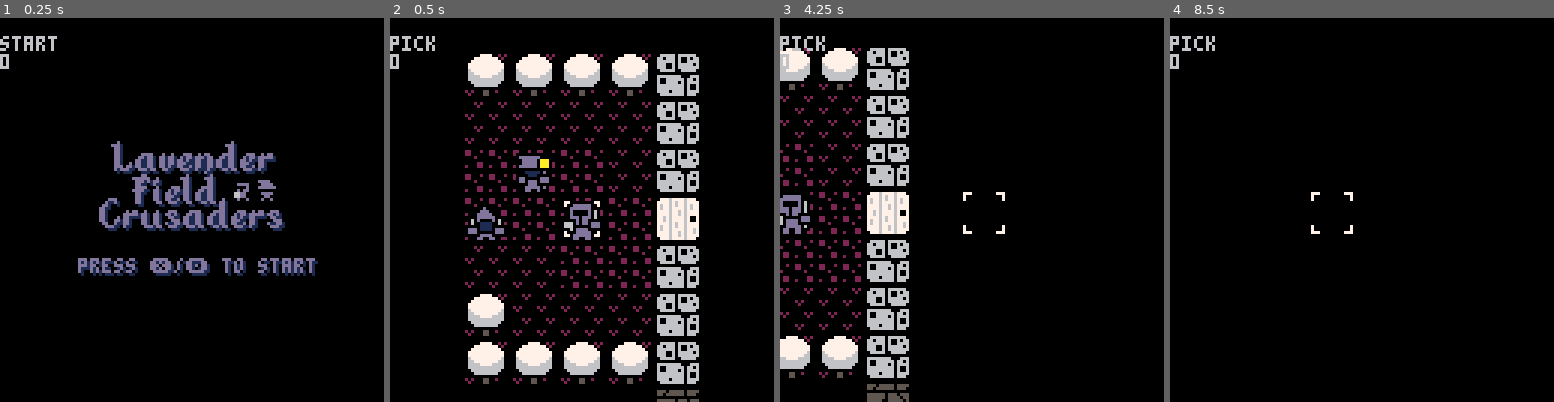
Above: before the commit, frames 1-4 (left to right).
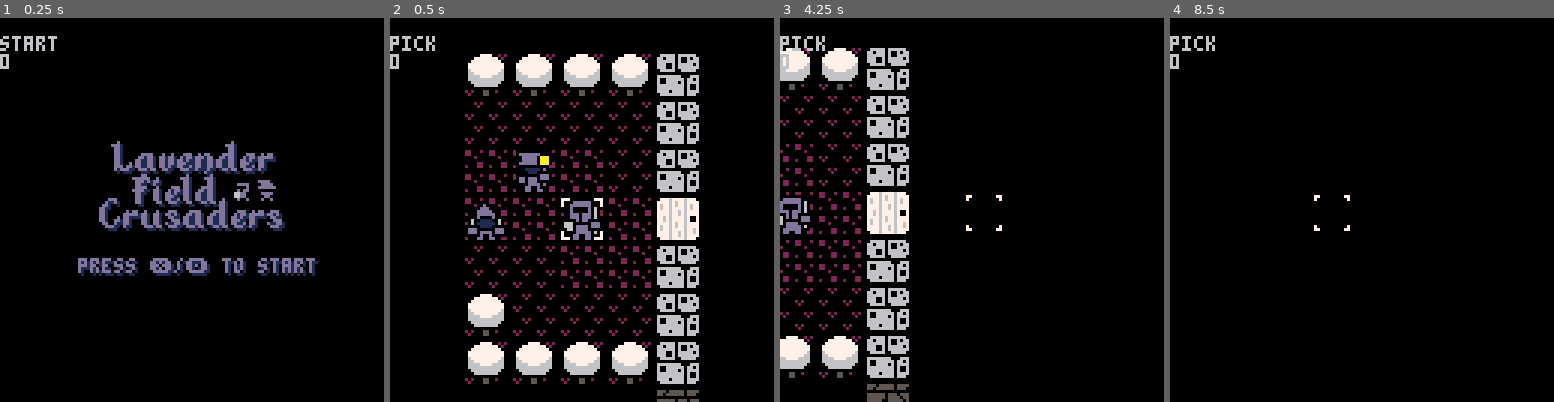
Above: after the commit, the same moments.

Repository: Amelia-Mowers/lavender_field
Game: PICO-8 cartridge lavender_field.p8
Same seed, same stepped clock (60 frames per second), same inputs: the game is played once before the commit and once after it.
Inputs:
- Up to frame 1 (0.25 s): no input
- Up to frame 2 (0.5 s): tap X (X key) at 0.33 s
- Up to frame 3 (4.25 s): tap O (Z key) at 0.7, 1.7, 2.1, 2.5, 2.9, 3.3, 3.7, 4.1 s; tap X (X key) at 1.07, 1.85, 2.97, 4.08 s; hold Right 1.6-2.1 s; hold Up 2.15-2.42 s; hold Right 2.47-3.03 s; hold Left 3.08-3.58 s; hold Down 3.63-3.97 s; hold Right from 4.02 s (still down)
- Up to frame 4 (8.5 s): tap O (Z key) every 0.4 s from 4.5 to 8.1 s; release Right at 4.68 s; hold Up 4.73-5.03 s; hold Left 5.08-5.68 s; tap X (X key) at 5.2, 6.32, 7.43 s; hold Down 5.73-6.03 s; hold Right 6.08-6.58 s; hold Right 6.63-7.13 s; hold Up 7.18-7.45 s; hold Right 7.5-8.07 s; hold Left from 8.12 s (still down)

Frame 1 is identical in both runs. In frame 2, 0.9% of the frame differs, in the area x 22-56%, y 34-58%; in frame 3, 0.4%; in frame 4, 0.2%.

Commit message:
persistent PCs between levels

Diff:
--- a/mod/combat.lua
+++ b/mod/combat.lua
@@ -1,4 +1,4 @@
-attack_anim_c,float_c,notice_text_c,health_bar_c=batch_comp(4)
+attack_anim_c,float_c,notice_text_c,health_bar_c,dead_c=batch_comp(5)
 
 health={}
 health.__index=health
@@ -144,6 +144,7 @@
   for e,h in pairs(health_c) do
     if h:dead() then
       local r=remains_c[e] or st.skull
+      dead_c[e]=true
       health_c[e]=nil
       block_move_c[e]=nil
       block_sight_c[e]=nil
--- a/mod/ecs.lua
+++ b/mod/ecs.lua
@@ -26,6 +26,11 @@
 end
 
 function delete(entity)
+  if child_c[entity] != nil then
+    for c in all(child_c[entity]) do
+      delete(c)
+    end
+  end
   for c in all(comp_list) do
     c[entity] = nil
   end
--- a/mod/loss_screen.lua
+++ b/mod/loss_screen.lua
@@ -15,7 +15,9 @@
   then
     for e, _
     in pairs(obj_c) do
-      delete(e)
+      if player_c[e] == nil then
+        delete(e)
+      end
     end
 
     cur_map = maps.trail
--- a/mod/maps.lua
+++ b/mod/maps.lua
@@ -49,7 +49,15 @@
     {
       {
         mob.knight,
-        vec2:new(3,7)
+        vec2:new(2,8)
+      },
+      {
+        mob.wiz,
+        vec2:new(1,7)
+      },
+      {
+        mob.gnome,
+        vec2:new(0,8)
       },
       {
         mob.skeleton,
@@ -67,8 +75,11 @@
 
 
 function init_map()
+  covered_tiles = {}
   unfogged_tiles = {}
+  visible_tiles = {}
   unfogged_objects = {}
+  visible_objects = {}
 
   tile_sprite_mapping = {
     [16] = sprite:new(st.grass),
@@ -100,6 +111,7 @@
       pos_c[pointer] = m[2]:copy()
     end
   end
+  update_fog_of_war()
 end
 
 function update_child_pos()
--- a/mod/mobs.lua
+++ b/mod/mobs.lua
@@ -54,46 +54,51 @@
   return comp_list
 end
 
+player_chars = {}
+
+function spawn_player_char(char_type, pos, sprite_tiles, extra_components)
+  if player_chars[char_type] == nil or dead_c[player_chars[char_type]] then
+    player_chars[char_type] = insert(new_mob(
+      char_type,
+      pos,
+      sprite_tiles,
+      extra_components
+    ))
+  else
+    pos_c[player_chars[char_type]] = pos
+  end
+
+  return player_chars[char_type]
+end
+
 mob = {
   knight = function(pos)
-    return insert(new_mob(
-      "knight",
-      pos,
-      st.knight,
+    return spawn_player_char("knight", pos, st.knight, {
+      {spawn_focus_c},
+      {player_c},
       {
-        {spawn_focus_c},
-        {player_c},
-        {
-          health_c,
-          health:new(6)
-        },
-        {defense_c, {
-          [dam_type.phys] = 2,
-        }},
-      }
-    ))
+        health_c,
+        health:new(6)
+      },
+      {defense_c, {
+        [dam_type.phys] = 2,
+      }},
+    })
   end,
+
   wiz = function(pos)
-    return insert(new_mob(
-      "wiz",
-      pos,
-      st.wiz,
-      {
-        {player_c},
-      }
-    ))
+    return spawn_player_char("wiz", pos, st.wiz, {
+      {player_c},
+    })
   end,
+
   gnome = function(pos)
-    return insert(new_mob(
-      "gnome",
-      pos,
-      st.gnome,
-      {
-        {player_c},
-        {attack_c, 7},
-      }
-    ))
+    return spawn_player_char("gnome", pos, st.gnome, {
+      {player_c},
+      {attack_c, 7},
+    })
   end,
+
   skeleton = function(pos)
     return insert(new_mob(
       "skeleton",
--- a/mod/victory_screen.lua
+++ b/mod/victory_screen.lua
@@ -45,7 +45,9 @@
     then
       for e, _
       in pairs(obj_c) do
-        delete(e)
+        if player_c[e] == nil then
+          delete(e)
+        end
       end
 
       cur_map = maps[
